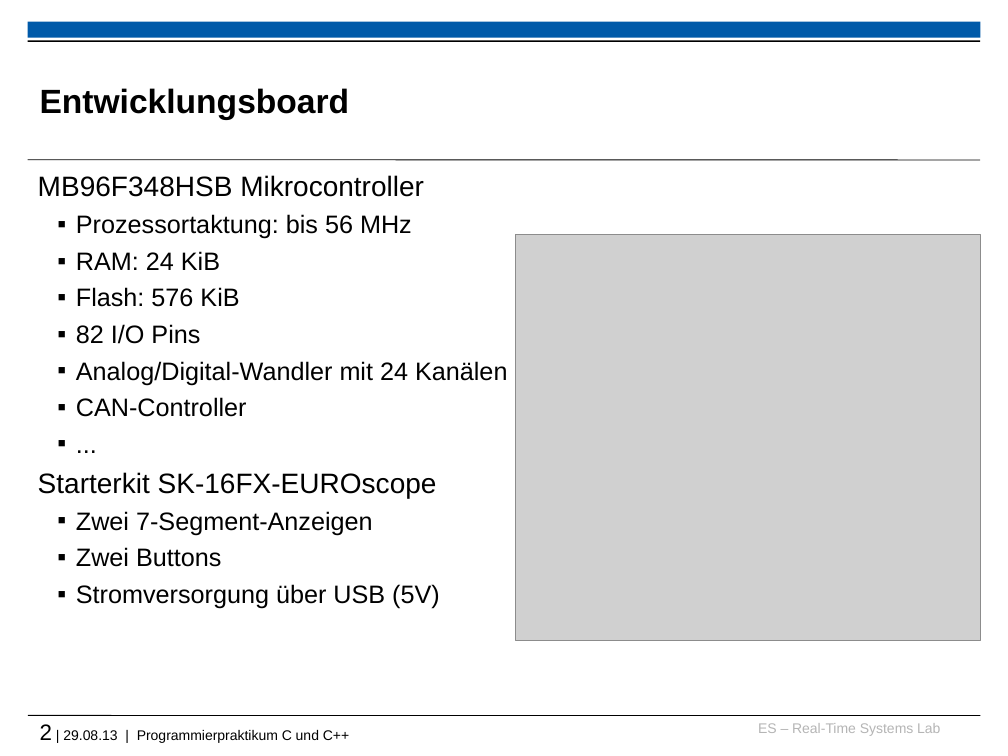
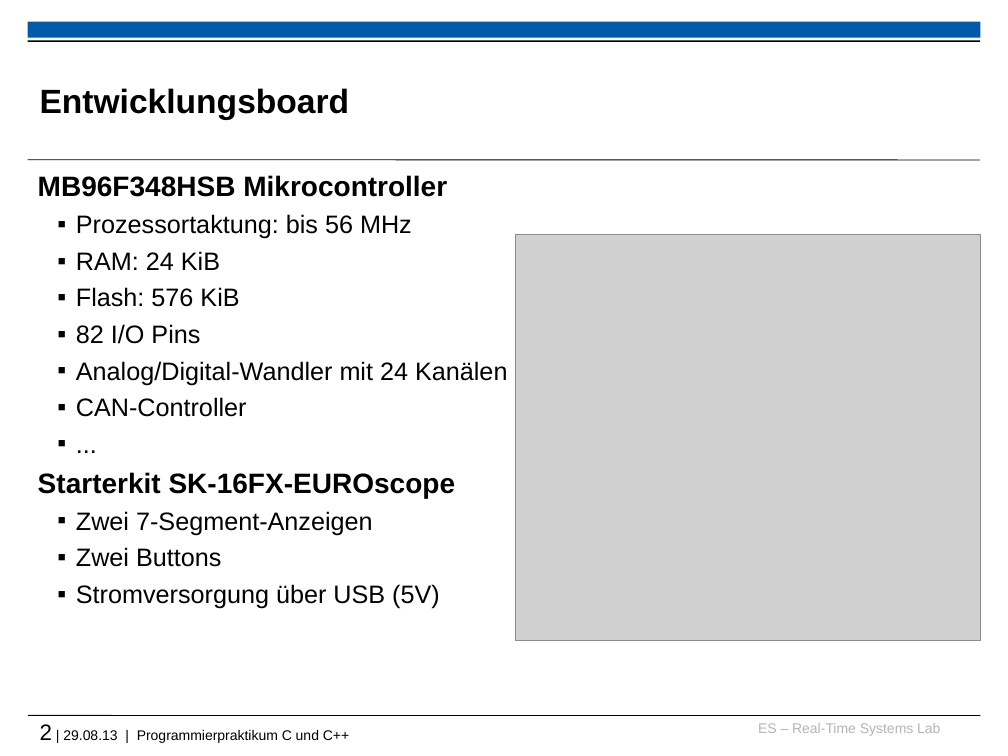
Before and after one commit to h82k/tud-cppp, a slide deck: slide 2 of Vorlesung/5 Embedded Systems_F9.ppt. Drawn at 1008x756 pixels with LibreOffice and Linux fonts; fonts in the diff are those of the drawing; grey boxes stand for pictures; background and template pictures are left out. Boxes give left, top, right and bottom in pixels: in the first picture for what was removed or moved away, otherwise in the second. Text is boxed around its words. In the diff, an @@ line names an element or a change of style, - is before the commit and + after.

```diff
--- a/Vorlesung/5 Embedded Systems_F9.ppt
+++ b/Vorlesung/5 Embedded Systems_F9.ppt
@@ text at (38,175,456,498): bold on in "MB96F348HSB Mikrocontroller", "Starterkit SK-16FX-EUROscope" @@
```
Also in this commit, not shown: 6 other slides changed, 2 other files.
